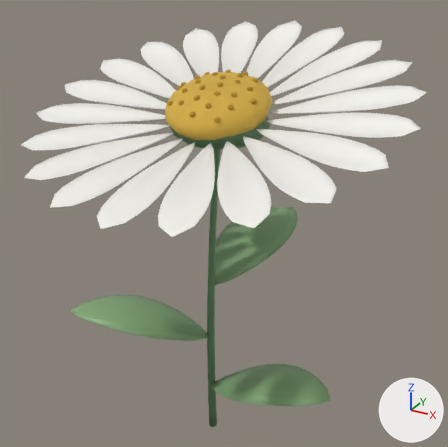
Renders of the glTF model www/models/flowers/daisy-fine-v2.glb from each side of a commit.
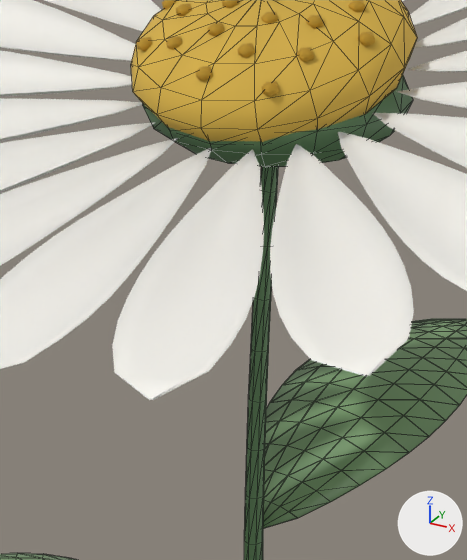
Each version appears first whole from a 50 mm lens placed at (1.037, -1.79, 1.831), pointed at (0.033, 0.034, 0.919), and next in a close-up on the part from 26% to 65% of the width and 19% to 67% of the height. The axes (+X, +Y, +Z) are drawn at lower right. The lights are the same throughout. The first two pictures are the older version. The close-ups show mesh edges as thin lines. Vertices at exactly the same position are counted once.

In view in the first close-up: 'daisy-fine-v2-center', 'daisy-fine-v2-leaf', 'daisy-fine-v2-petal', 'daisy-fine-v2-pollen', 'daisy-fine-v2-stem'.
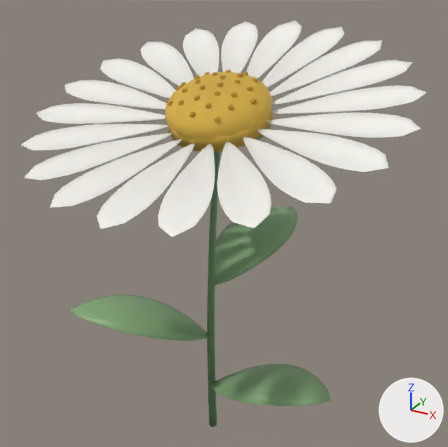
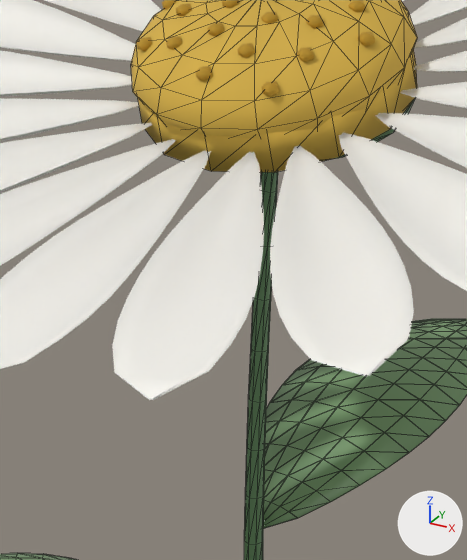
Boxes [x1, y1, x2, y2] around the edits, measured in the close-ups (467 x 560 px; the box of a moved part takes in the faces that stretch with it):
'daisy-fine-v2-center', reshaped: before [131, 0, 417, 142]; after [131, 0, 417, 172]
'daisy-fine-v2-stem', reshaped: before [143, 75, 413, 560]; after [244, 99, 415, 560]
part 1 of me_daisy_fine_v2_stem, moved or reshaped (mostly hidden): before [209, 75, 413, 167]; after [344, 99, 415, 157]
part 2 of me_daisy_fine_v2_stem, recoloured: before [143, 92, 400, 167]; after [333, 128, 394, 159]
part 3 of me_daisy_fine_v2_center, added: after [138, 49, 417, 172]

What changed in the scene script:
```text
Change me_daisy_fine_v2_stem:
    used by ob_daisy_fine_v2_stem; location = (0.0, 0.0, 0.0)
    remove me_daisy_fine_v2_stem.from_pydata(...)  # 314 vertices, 576 faces; spans x -0.129..0.213, y -0.183..0.159, z -0.001..1.384
    add me_daisy_fine_v2_stem.from_pydata(...)  # 350 vertices, 630 faces; spans x -0.129..0.213, y -0.174..0.168, z -0.001..1.385
    me_daisy_fine_v2_stem part 1
    42 vertices are removed from x -0.024..0.163, y -0.158..0.055, z 1.227..1.384
    102 faces are deleted
    102 vertices move from x -0.129..0.213, y -0.183..0.159, z 1.227..1.361 to x -0.129..0.213, y -0.174..0.168, z 1.251..1.385
    42 vertices are added at x -0.024..0.163, y -0.069..0.155, z 1.228..1.385
    102 new faces join them
    me_daisy_fine_v2_stem part 2: 154 kept faces spanning x -0.129..0.213, y -0.174..0.168, z 1.251..1.385 get new vertex colours; the middle colour goes from green #678e62 to green #61865c
    other edits to the shape of me_daisy_fine_v2_stem do not show in these pictures
Change me_daisy_fine_v2_center:
    used by ob_daisy_fine_v2_center; location = (0.0, 0.0, 0.0)
    remove me_daisy_fine_v2_center.from_pydata(...)  # 144 vertices, 256 faces; spans x -0.138..0.222, y -0.193..0.148, z 1.271..1.458
    add me_daisy_fine_v2_center.from_pydata(...)  # 200 vertices, 340 faces; spans x -0.138..0.222, y -0.193..0.165, z 1.25..1.458
    me_daisy_fine_v2_center part 3: a new loose piece of 56 vertices spanning x -0.131..0.215, y -0.187..0.165, z 1.25..1.419, in mat_daisy_center_001
```
